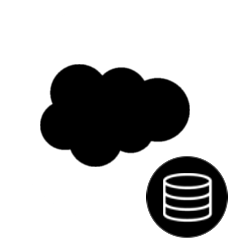
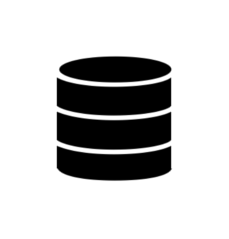
Two versions of the same layered image (229x239). Layer-by-layer changes:
renamed "Pasted Layer" to "36146-200.png", painted on it over [40, 55, 190, 182]
removed layer "kissclipart-db-icon-clipart-computer-icons-symbol-database-bf36896e89f89184.png" over [163, 173, 213, 223]
painted on "Layer #1" over [40, 55, 228, 238]
removed layer "Background" over [40, 55, 224, 222]
